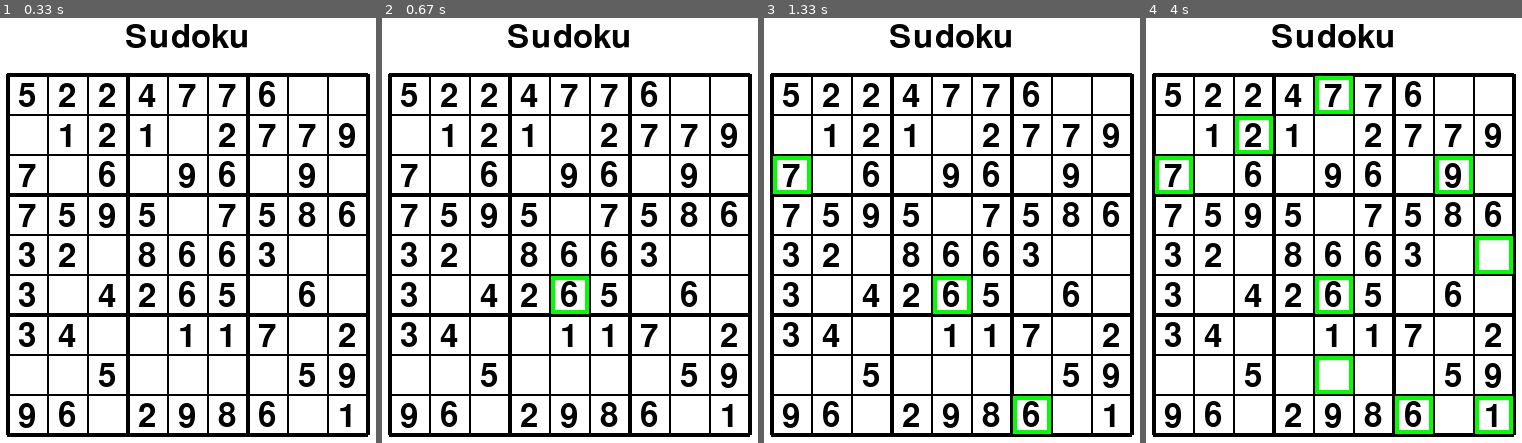
Above: before the commit, frames 1-4 (left to right).
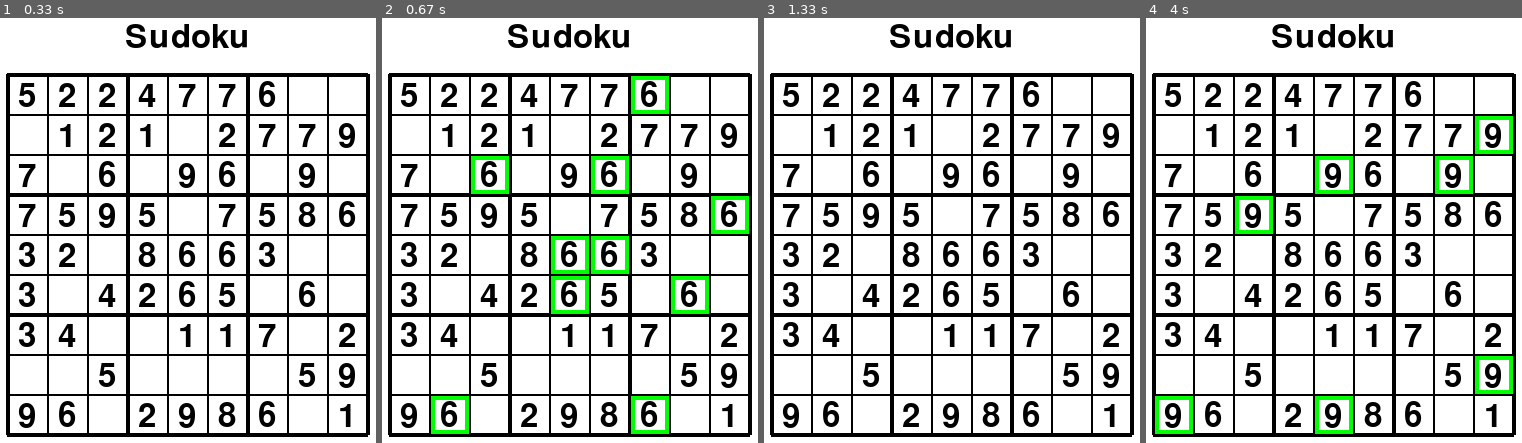
Above: after the commit, the same moments.

Repository: MrReedQEGS/Pygame-Sudoku
Game: pygame game, started from main.py
The game is run twice, just before and just after one commit, with the same random seed, the same clock (stepped at 60 frames per second) and the same inputs.
Inputs (mouse positions are in pixels of both pictures, inside the frame that each line leads up to):
- Up to frame 1 (0.33 s): no input
- Up to frame 2 (0.67 s): click (570, 302) at 0.38 s
- Up to frame 3 (1.33 s): click (outside the picture) at 0.72 s; click (outside the picture) at 1.05 s
- Up to frame 4 (4 s): click (outside the picture) at 1.38 s; click (1345, 60) at 1.72 s; click (1341, 375) at 2.05 s; click (1499, 413) at 2.38 s; click (1243, 154) at 2.72 s; click (1499, 239) at 3.05 s; click (1469, 175) at 3.88 s

Frame 1 is identical in both runs. In frame 2, 3.1% of the frame differs, in the area x 13-98%, y 13-98%; in frame 3, 1.0%; in frame 4, 4.8%, in the area x 2-98%, y 13-98%.

Commit message:
Update main.py
Now highlights all of one number when you click on a valid cell

Diff:
--- a/main.py
+++ b/main.py
@@ -12,6 +12,7 @@
 LINE_THICKNESS_THIN = 2
 LINE_THICKNESS_THICK = 4
 CELL_HIGHLIGHT_WIDTH = 4
+ERROR_CELL = (-1,-1)
 
 TEXT = "Sudoku"
 FONT_SIZE = 48
@@ -61,7 +62,6 @@
   for i in range(GRID_SIZE):
     print(theNumbers[i])
 
-
 def DrawGrid():
   # Grid lines: 9x9 cells -> 10 lines each direction
   for i in range(GRID_SIZE + 1):
@@ -91,15 +91,21 @@
 
   #It can't be more than the GRID SIZE - 1
   if(col<0):
-    col = 0
+    return ERROR_CELL
   if(col>=GRID_SIZE):
-    col = GRID_SIZE-1
+    return ERROR_CELL
   if(row<0):
-    row = 0
+    return ERROR_CELL
   if(row>=GRID_SIZE):
-    row = GRID_SIZE-1
+    return ERROR_CELL
 
   return (col,row)
+
+def FindNumberInCell(aCell):
+  col = aCell[0]
+  row = aCell[1]
+
+  return theNumbers[row][col]
 
 def HighlightCell(aCell):
   #Draw a box outline the correct size in a particular cell
@@ -115,6 +121,14 @@
   for cell in highlightedCells:
     HighlightCell(cell)
 
+def AddAllNumsToHighlightList(someNum):
+  global highlightedCells
+  highlightedCells = []
+  for j in range(GRID_SIZE):
+    for i in range(GRID_SIZE):
+      if(theNumbers[j][i] == someNum):
+        highlightedCells.append((i,j))
+
 running = True
 RandomGrid()
 RemoveRandomOnes()
@@ -127,8 +141,14 @@
       if event.button == 1:
         click_x, click_y = event.pos
         someCell = WhatCellWasClicked(click_x,click_y)
-        highlightedCells.append(someCell)
-        print(someCell)
+        if(someCell != ERROR_CELL):
+          theNumClicked = FindNumberInCell(someCell)
+          if(theNumClicked != ""):
+            AddAllNumsToHighlightList(theNumClicked)
+          else:
+            highlightedCells = []
+        else:
+          highlightedCells = []
 
   # Background
   screen.fill(WHITE)
